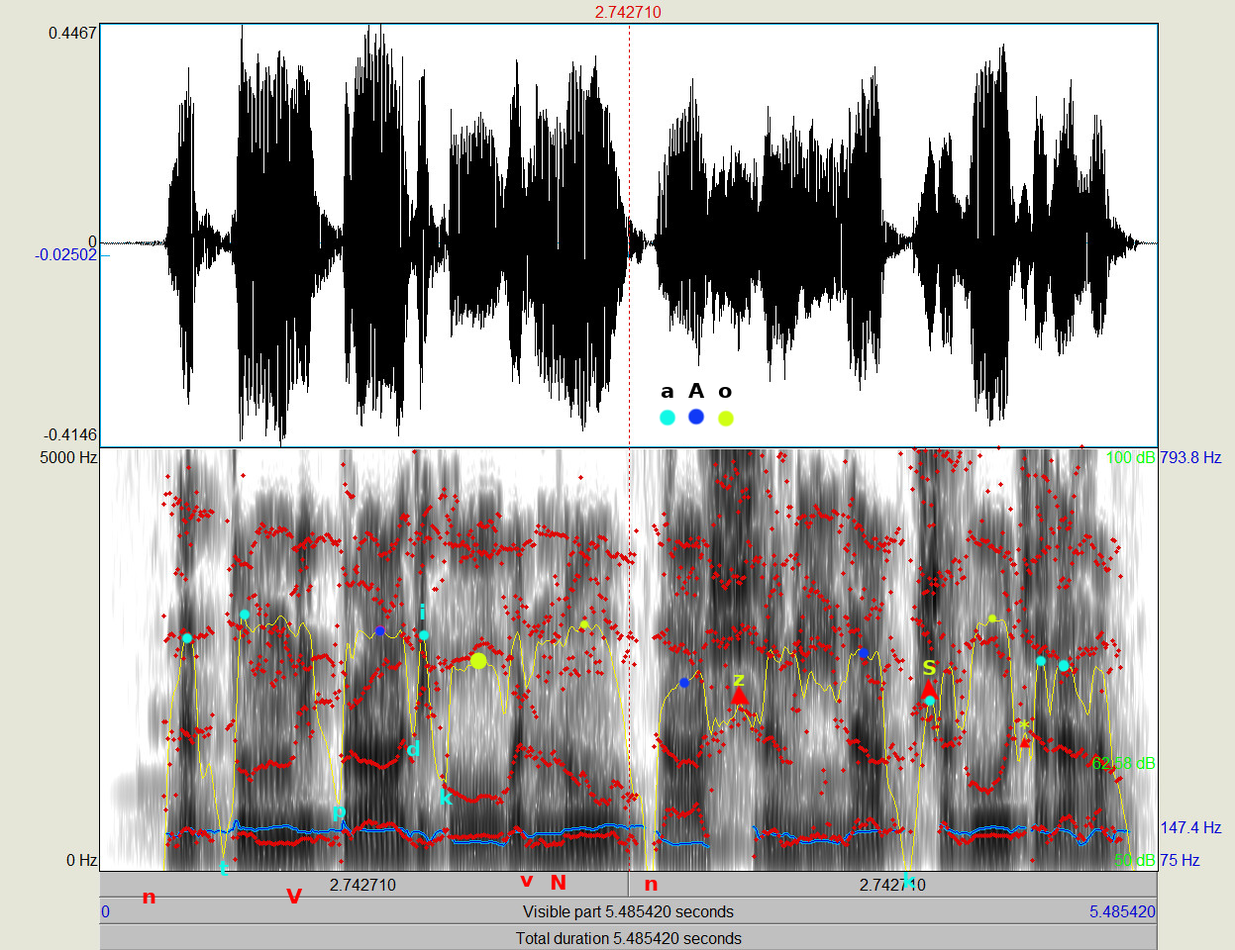
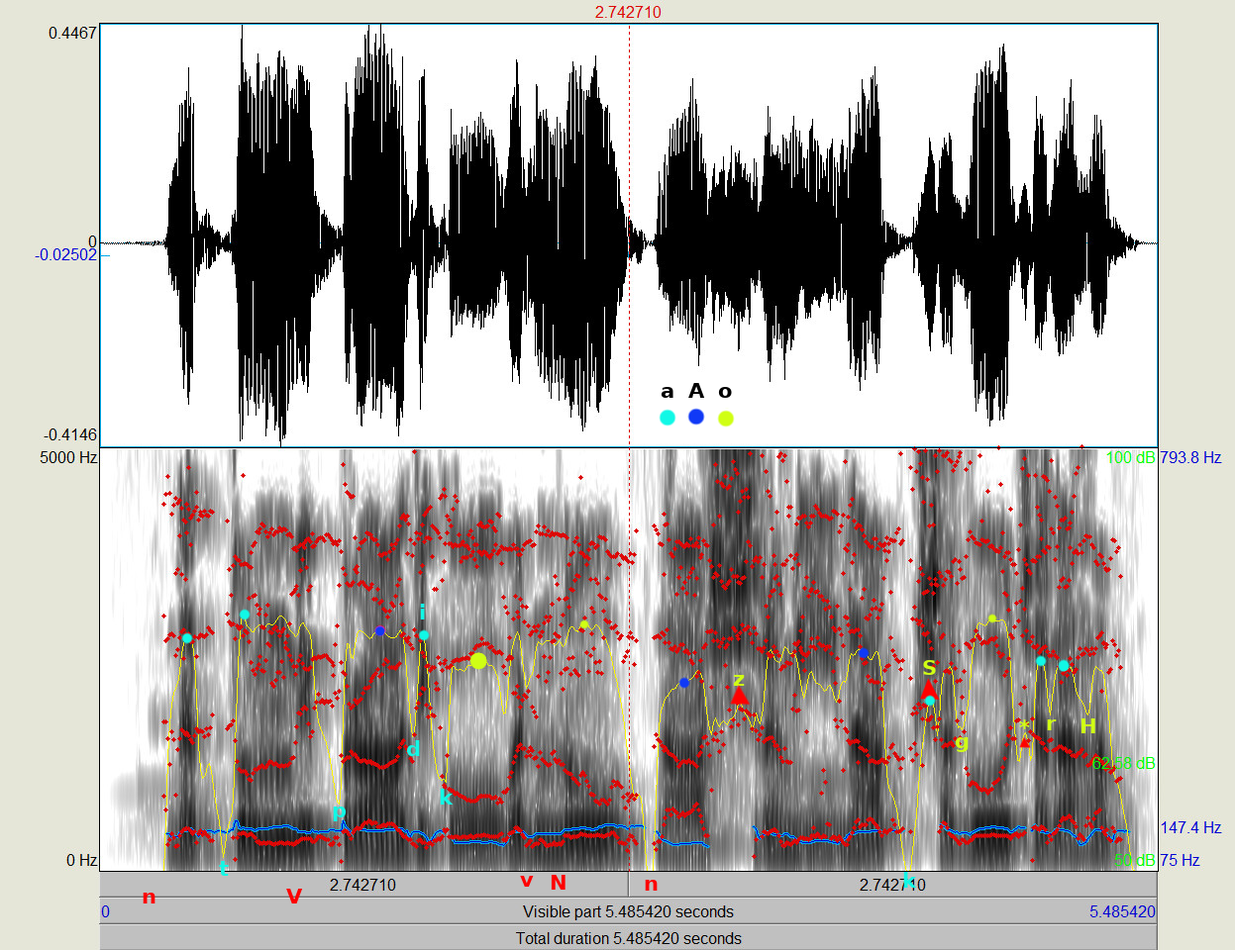
Layers edited between the first and the second w=1235, h=950 image:
added layer "H" above "r" over (1080, 718, 1095, 734)
added layer "r" above "g" over (1046, 719, 1057, 731)
added layer "g" above "n #1" over (954, 737, 969, 753)
